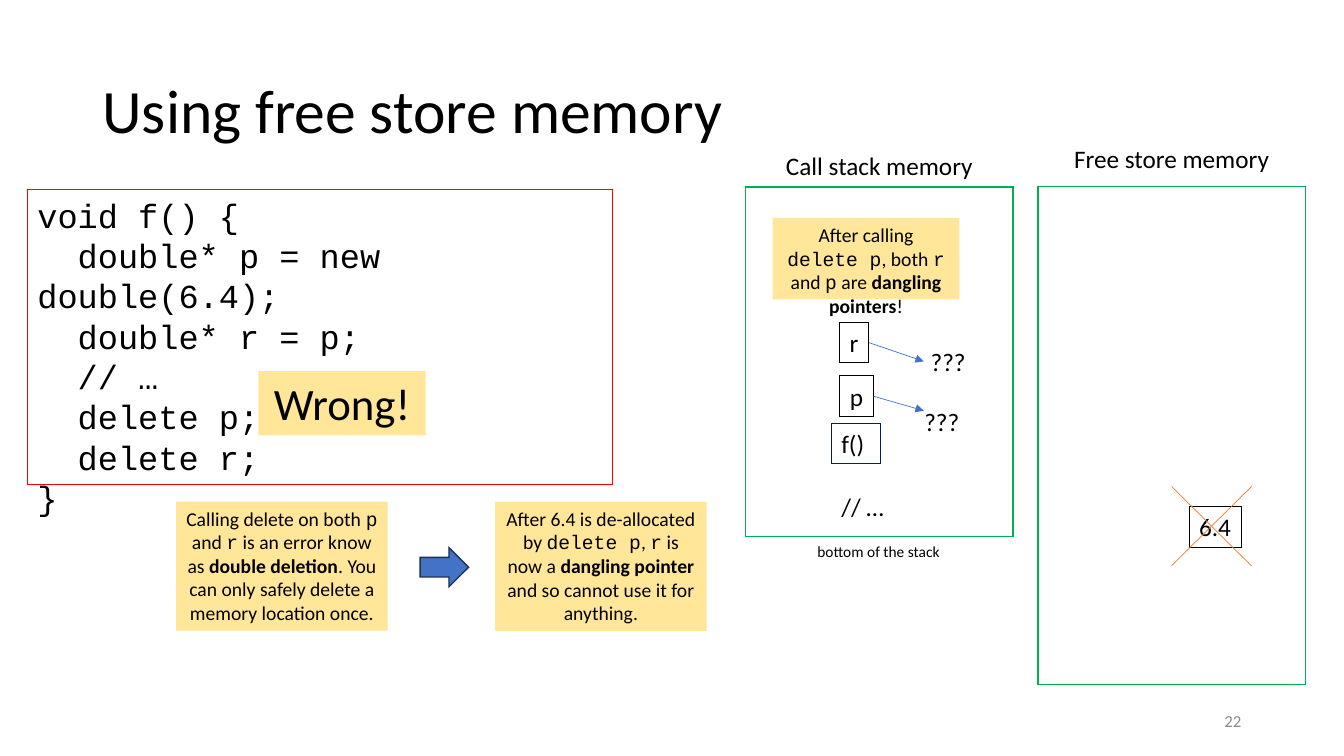
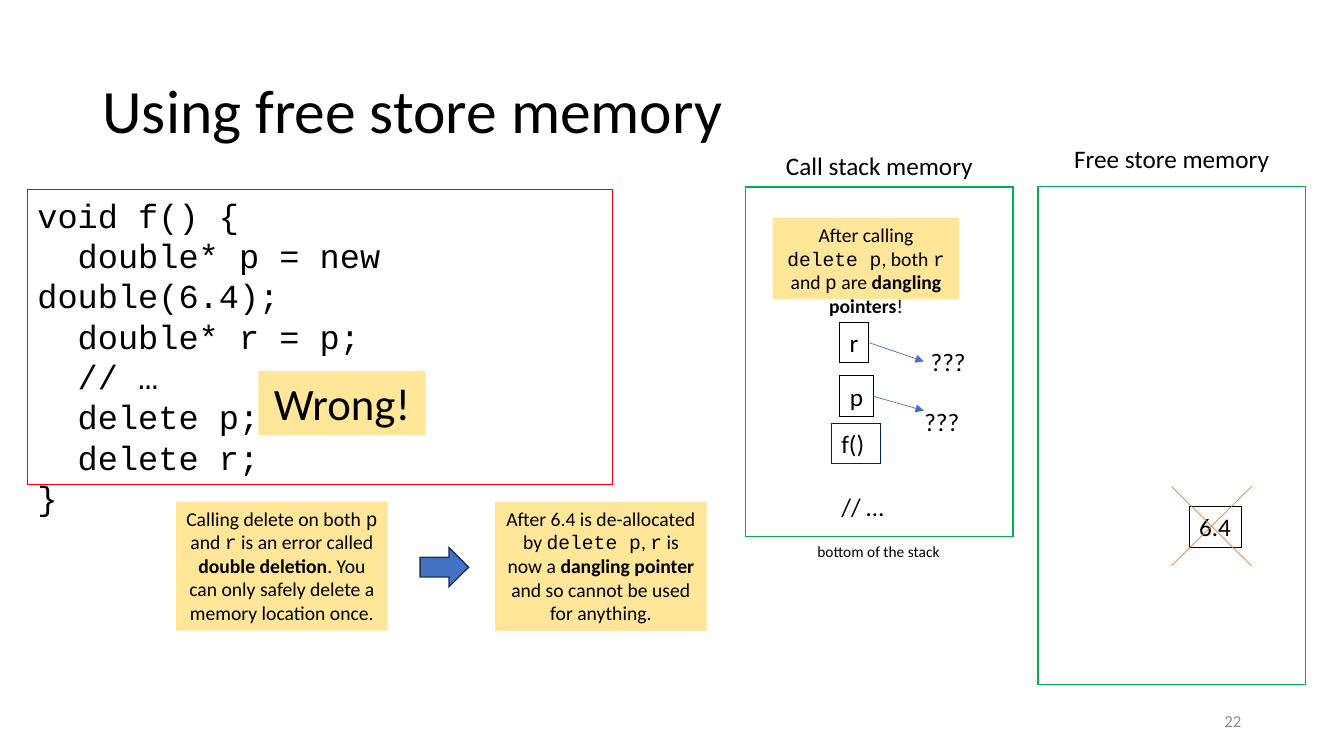
Before and after one commit to tjd1234/cmpt135spring2024, a slide deck: slide 22 of sample_code/week3/week3_cmpt135.pptx. Drawn at 1344x756 pixels with LibreOffice and Linux fonts; fonts in the diff are those of the drawing. Boxes give left, top, right and bottom in pixels: in the first picture for what was removed or moved away, otherwise in the second. Text is boxed around its words. In the diff, an @@ line names an element or a change of style, - is before the commit and + after.

```diff
--- a/sample_code/week3/week3_cmpt135.pptx
+++ b/sample_code/week3/week3_cmpt135.pptx
@@ text in rectangle at (186,512,378,623): text changed @@
-Calling delete on both p and r is an error know as double deletion. You can only safely delete a memory location once.
+Calling delete on both p and r is an error called double deletion. You can only safely delete a memory location once.
@@ text in rectangle at (506,512,695,624): text changed @@
-After 6.4 is de-allocated by delete p, r is now a dangling pointer and so cannot use it for anything.
+After 6.4 is de-allocated by delete p, r is now a dangling pointer and so cannot be used for anything.
```
Also in this commit, not shown: 23 other slides changed, 1 other file.
